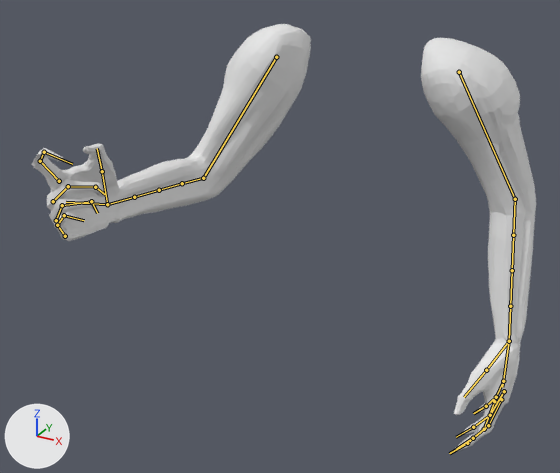
One commit to the FBX model Animations/Player/FP_Character/SK_FP_Fire.fbx: the scene before it, then after it.
One viewpoint serves both versions: a camera (50 mm lens) standing at (0.885, -2.102, 1.414) and looking at (-0.081, -0.347, 0.536). The axes (+X, +Y, +Z) are drawn at lower left. The lights are the same throughout. The picture after the commit comes second. Both versions are drawn at frame 9 of the action 'Scene'; the numbers are the values there. The bones that change, and the others that lie on the model, are drawn over the model as lines.

The first picture shows 'Arms_objects'.
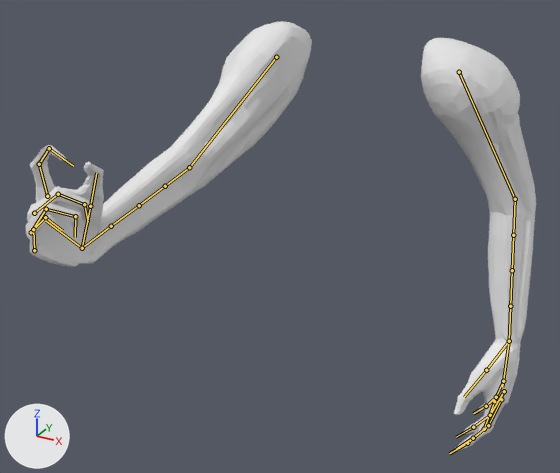
Commit message: temp fix to fire animation being weird

Where the change shows, as pixel boxes [x1, y1, x2, y2] in the pictures (560 x 473 px):
'Arms_objects', posed
    before: [32, 24, 536, 451]
    after: [25, 21, 536, 451]
bone 'Upper_R', root to tip
    before: (276, 57) to (203, 178)
    after: (276, 57) to (189, 167)
bone 'Lower_1_R', root to tip
    before: (203, 178) to (182, 183)
    after: (189, 167) to (165, 186)
bone 'Hand_R', root to tip
    before: (107, 204) to (66, 202)
    after: (82, 248) to (46, 221)

What the commit changed:
Bone 'Upper_R' (bone_upper_r) turns from (-44, 18, -12) to (-66, 10, -17) degrees about its own x, y and z.
Bone 'Lower_1_R' (bone_lower_1_r) turns from (-32, 0, -12) to (10, 2, 3) degrees about its own x, y and z.
Bone 'Hand_R' (bone_hand_r) turns from (-16, 6, 9) to (-66, 5, -3) degrees about its own x, y and z.
